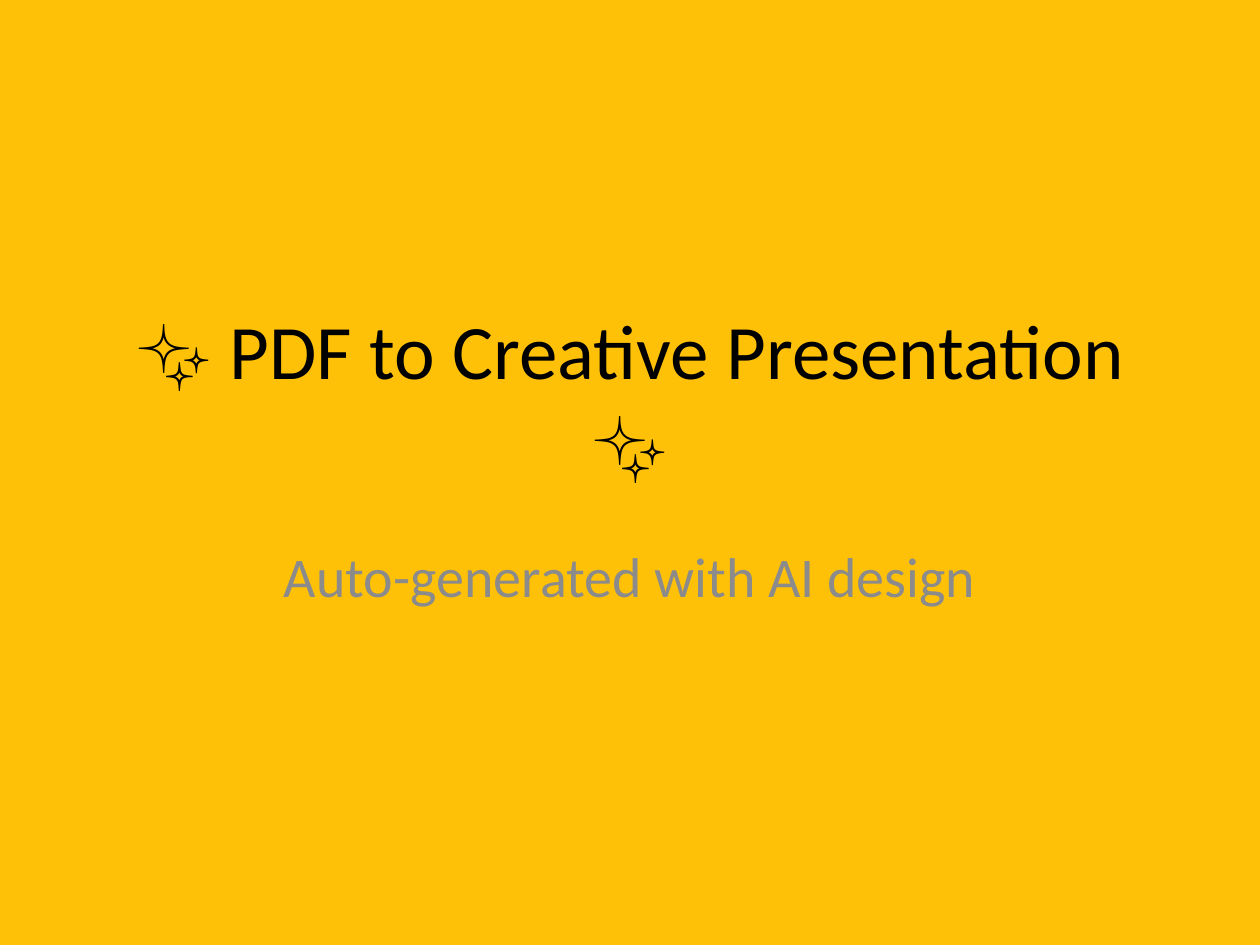
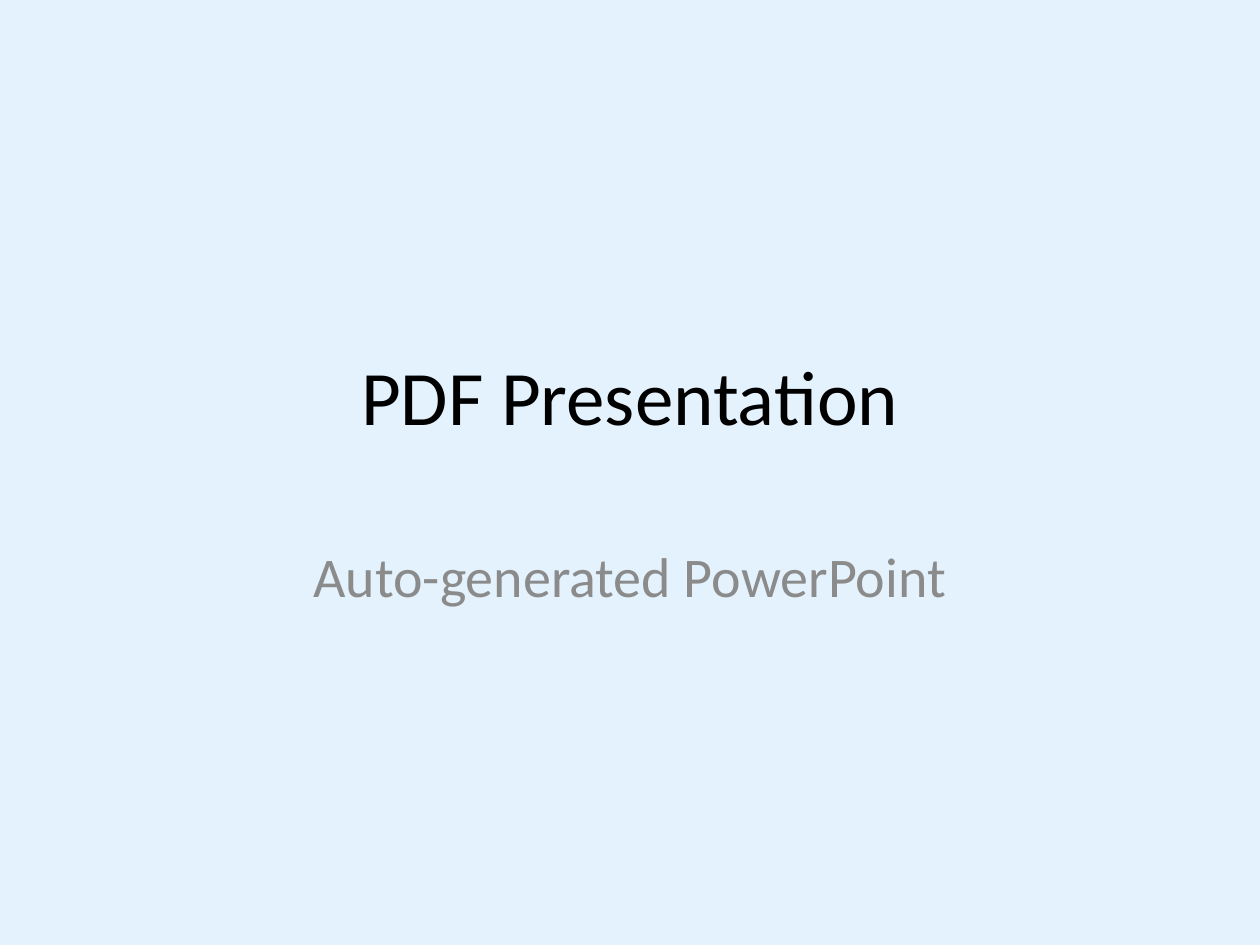
Before and after one commit to arigelasriharsha/pdfprocessor, a slide deck: slide 1 of outputs/creative_pdf_presentation.pptx. Drawn at 1260x945 pixels with LibreOffice and Linux fonts; fonts in the diff are those of the drawing. Boxes give left, top, right and bottom in pixels: in the first picture for what was removed or moved away, otherwise in the second. Text is boxed around its words. In the diff, an @@ line names an element or a change of style, - is before the commit and + after.

```diff
--- a/outputs/creative_pdf_presentation.pptx
+++ b/outputs/creative_pdf_presentation.pptx
@@ background #FFC107 to #E3F2FD @@
@@ title at box(361, 371, 898, 426): text changed @@
-✨ PDF to Creative Presentation ✨
+PDF Presentation
@@ subtitle at box(313, 558, 946, 607): text changed @@
-Auto-generated with AI design
+Auto-generated PowerPoint
```
Also in this commit, not shown: 5 other slides changed, 8 other files.
